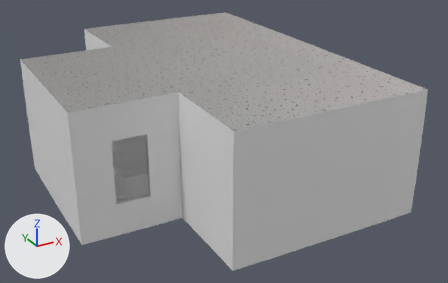
One commit to the Blender file Unity/WatcherUnity/Assets/Blender Objects/Files/Office.blend: the scene before it, then after it.
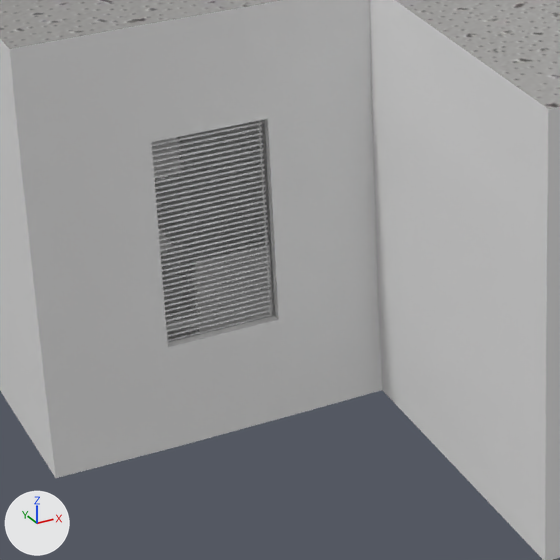
Old and new are each drawn whole from a camera (50 mm lens) standing at (-7.76, -22.77, 12.4) and looking at (4.15, -1.1, 1.56) and again close up on the part from 14% to 53% of the width and 35% to 95% of the height. Every picture has the same lights, and +X, +Y and +Z are marked at lower left.

Names of what the first close-up shows: 'BlindsR', 'Desk', 'Office'.
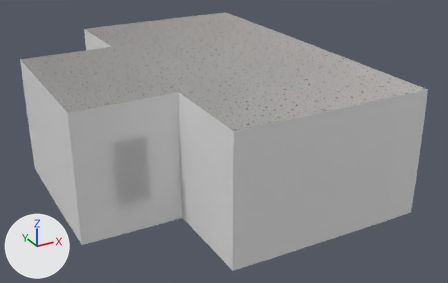
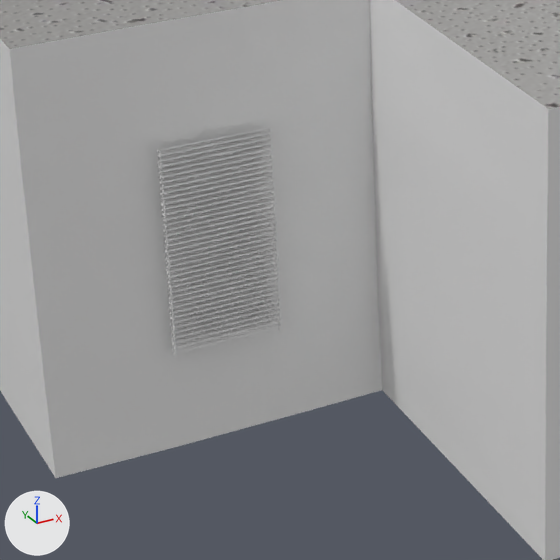
Changed parts and their boxes [x1, y1, x2, y2] in the close-ups (560 x 560 px):
```json
{"object": "BlindsR", "change": "moved", "before": [152, 120, 273, 342], "after": [157, 126, 283, 357]}
{"part": 1, "of": "me_cube_001", "change": "added", "after": [152, 119, 279, 347]}
{"object": "Desk", "change": "unchanged, covered by the edit", "before": [155, 171, 273, 332]}
```

Scene script edits in JSON lines:
```json
{"block": "me_cube_001", "where": "# used by ob_office; location = (0.0, 0.0, 1.0)"}
{"block": "me_cube_001", "where": "# verts and faces of me_cube_001; kept vertices keep their numbers, new ones are numbered from 164"}
{"block": "me_cube_001", "where": "# before: 76 (-0.3, -3.5, 0.2), 77 (-1.7, -3.5, 0.2), 78 (-0.3, -3.5, 2.8), 79 (-1.7, -3.5, 2.8)"}
{"op": "remove", "block": "me_cube_001", "code": "me_cube_001.from_pydata(...)  # 164 vertices, 160 faces; spans x -3.0..9.0, y -7.5..7.5, z -1.0..4.0"}
{"op": "add", "block": "me_cube_001", "code": "me_cube_001.from_pydata(...)  # 164 vertices, 162 faces; spans x -3.0..9.0, y -7.5..7.5, z -1.0..4.0"}
{"block": "me_cube_001", "change": "me_cube_001 part 1"}
{"op": "add", "block": "me_cube_001", "code": "faces += [(76, 77, 79, 78)]  # mat_walls (white #e7e7e7)"}
{"op": "set", "path": "ob_blindsr.location", "old": "(-1.0, -3.44, 3.7)", "new": "(-1.0, -3.74, 3.7)"}
```
